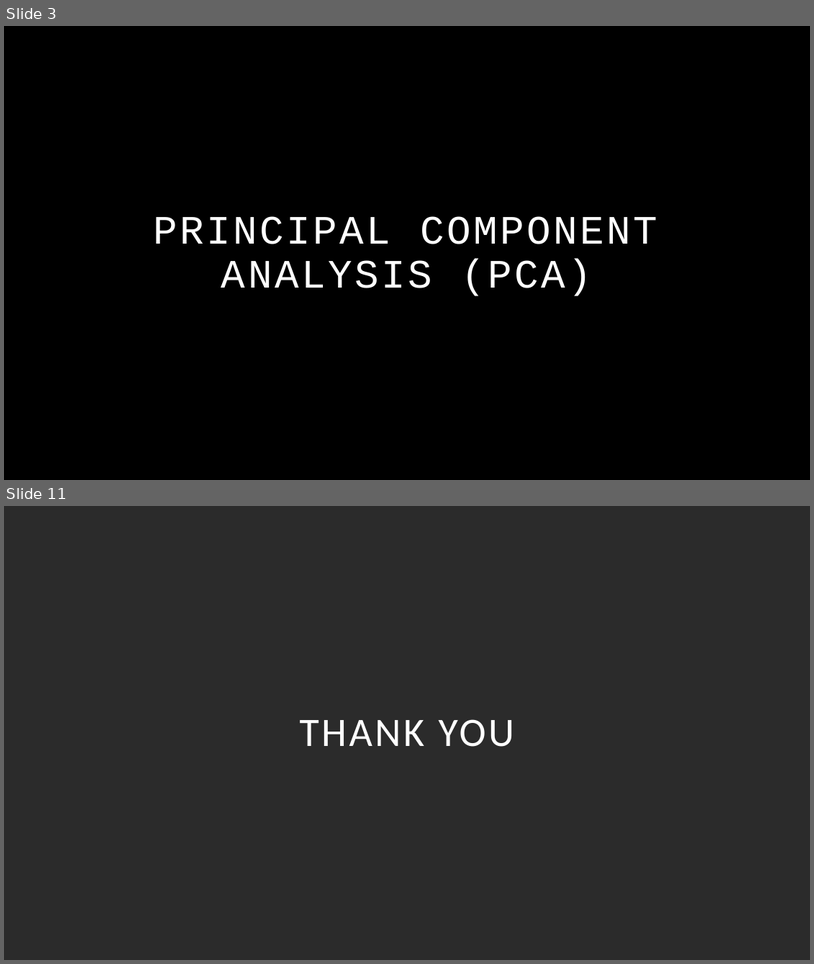
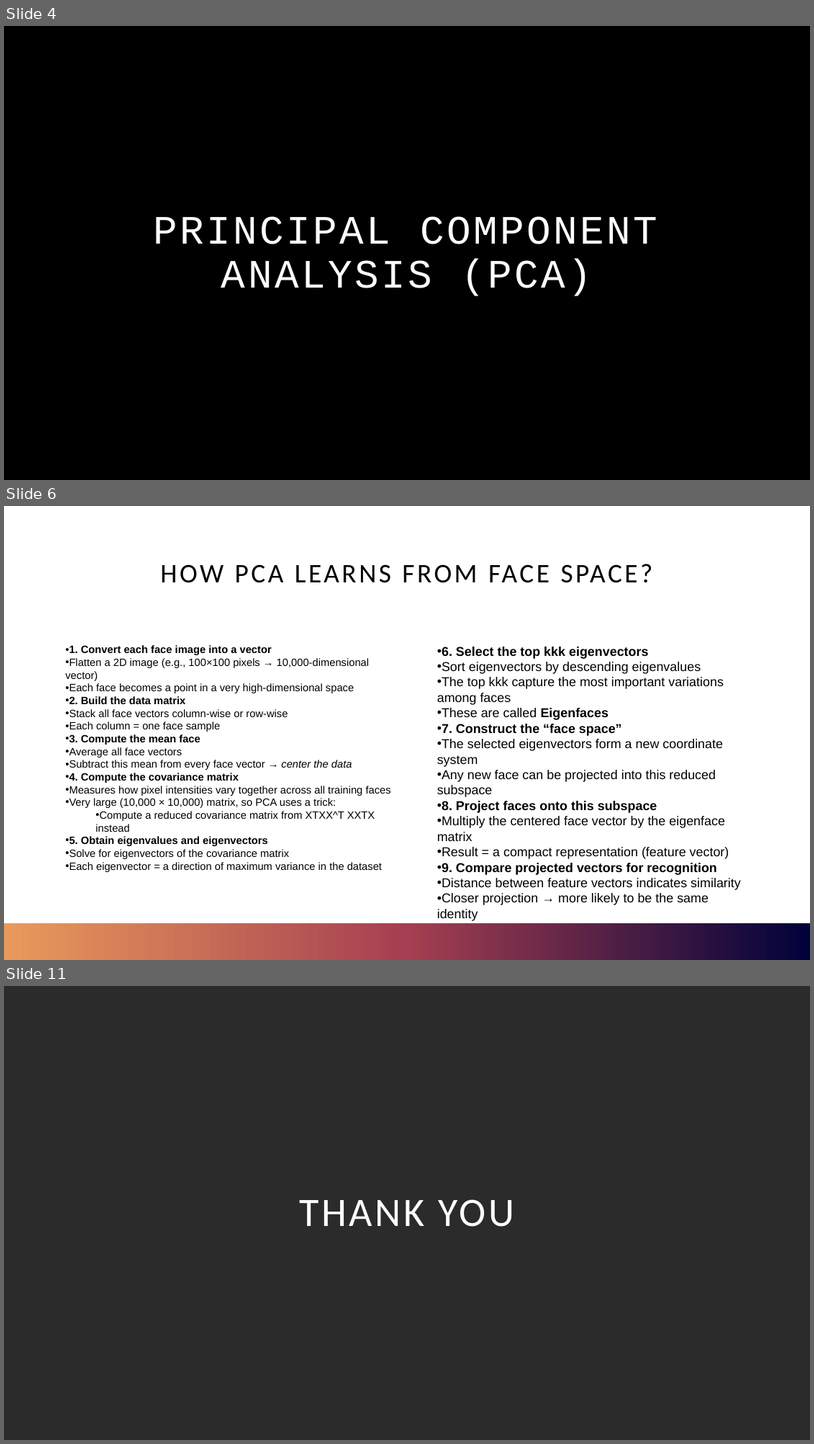
Before and after one commit to sagerstack/pca-face-recognition, a slide deck: project-files/pca-face-recognition-deck.pptx. Shown one above the other, each under a label of ours: slides 3 and 11 before the commit, slides 4, 6 and 11 after it; the slides between them are not shown. The pictures are 814x964 and 814x1444 pixels, drawn with LibreOffice and Linux fonts; fonts in the diff are those of the drawing; background and template pictures are left out; a plain dark background stands for a picture behind light text. Boxes give left, top, right and bottom in pixels: in the first picture for what was removed or moved away, otherwise in the second. Text is boxed around its words. In the diff, an @@ line names an element or a change of style, - is before the commit and + after.

Commit message:
Add files via upload
added brief descriptions on what to say on each slide

```diff
--- a/project-files/pca-face-recognition-deck.pptx
+++ b/project-files/pca-face-recognition-deck.pptx
@@ slide 6 added at bbox=[4, 506, 810, 960], background #FFFFFF @@
@@ title added at bbox=[160, 564, 653, 583], 32 pt, text #000000 @@
+HOW PCA LEARNS FROM FACE SPACE?
@@ text added at bbox=[65, 645, 391, 872], 12.6 pt, text #000000 @@
+• 1. Convert each face image into a vector
+• Flatten a 2D image (e.g., 100×100 pixels → 10,000-dimensional vector)
+• Each face becomes a point in a very high-dimensional space
+• 2. Build the data matrix
+• Stack all face vectors column-wise or row-wise
+• Each column = one face sample
+• 3. Compute the mean face
+• Average all face vectors
+• Subtract this mean from every face vector → center the data
+• 4. Compute the covariance matrix
+• Measures how pixel intensities vary together across all training faces
+• Very large (10,000 × 10,000) matrix, so PCA uses a trick:
+  • Compute a reduced covariance matrix from XTXX^T XXTX instead
+• 5. Obtain eigenvalues and eigenvectors
+• Solve for eigenvectors of the covariance matrix
+• Each eigenvector = a direction of maximum variance in the dataset
@@ text added at bbox=[437, 646, 741, 921], 15.3 pt, text #000000 @@
+• 6. Select the top kkk eigenvectors
+• Sort eigenvectors by descending eigenvalues
+• The top kkk capture the most important variations among faces
+• These are called Eigenfaces
+• 7. Construct the “face space”
+• The selected eigenvectors form a new coordinate system
+• Any new face can be projected into this reduced subspace
+• 8. Project faces onto this subspace
+• Multiply the centered face vector by the eigenface matrix
+• Result = a compact representation (feature vector)
+• 9. Compare projected vectors for recognition
+• Distance between feature vectors indicates similarity
+• Closer projection → more likely to be the same identity
@@ rectangle added at bbox=[4, 923, 810, 960], fill gradient #00023A to #A53F51 to #E99A5B @@
@@ rectangle added at bbox=[4, 923, 810, 960], fill gradient #00023A to #A53F51 to #E99A5B @@
@@ what was slide 3 is now slide 4 @@
```
Also in this commit, not shown: 8 slides changed, 6 other slides added.
